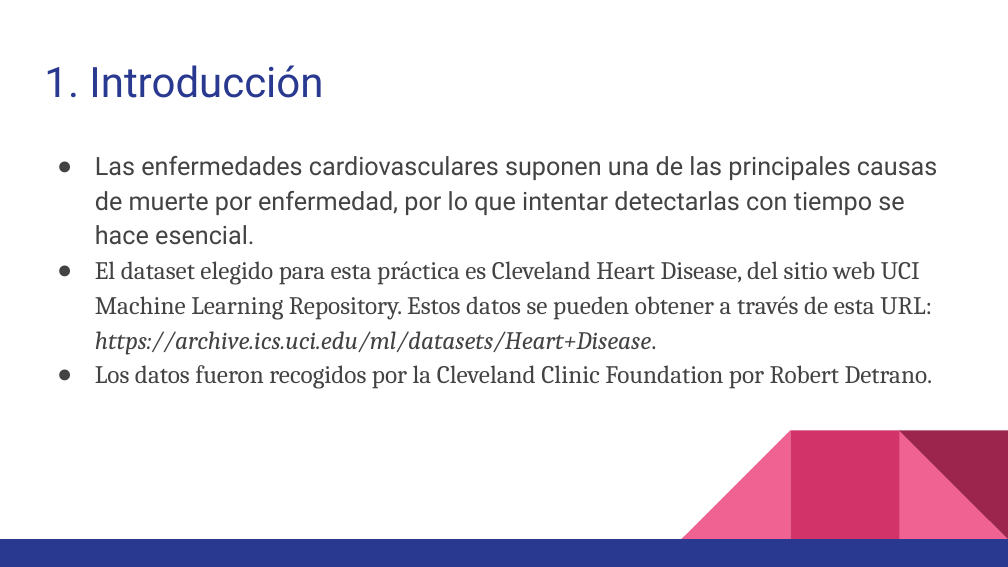
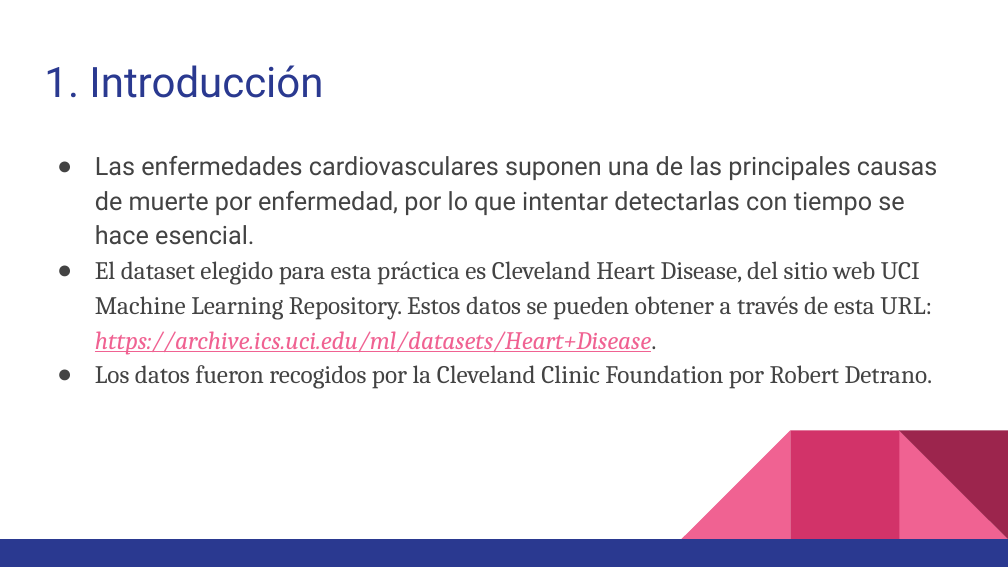
Before and after one commit to rafaeloga/pra2_tipologia, a slide deck: slide 3 of DC_presentacion.pptx. Drawn at 1008x567 pixels with LibreOffice and Linux fonts; fonts in the diff are those of the drawing. Boxes give left, top, right and bottom in pixels: in the first picture for what was removed or moved away, otherwise in the second. Text is boxed around its words. In the diff, an @@ line names an element or a change of style, - is before the commit and + after.

```diff
--- a/DC_presentacion.pptx
+++ b/DC_presentacion.pptx
@@ text at [95, 261, 932, 355]: text colour #434343 to #F06292, underline on in "https://archive.ics.uci.edu/ml/datasets/Heart+Disease." @@
```
Also in this commit, not shown: 1 other slide changed, 2 slides added, 1 other file.
